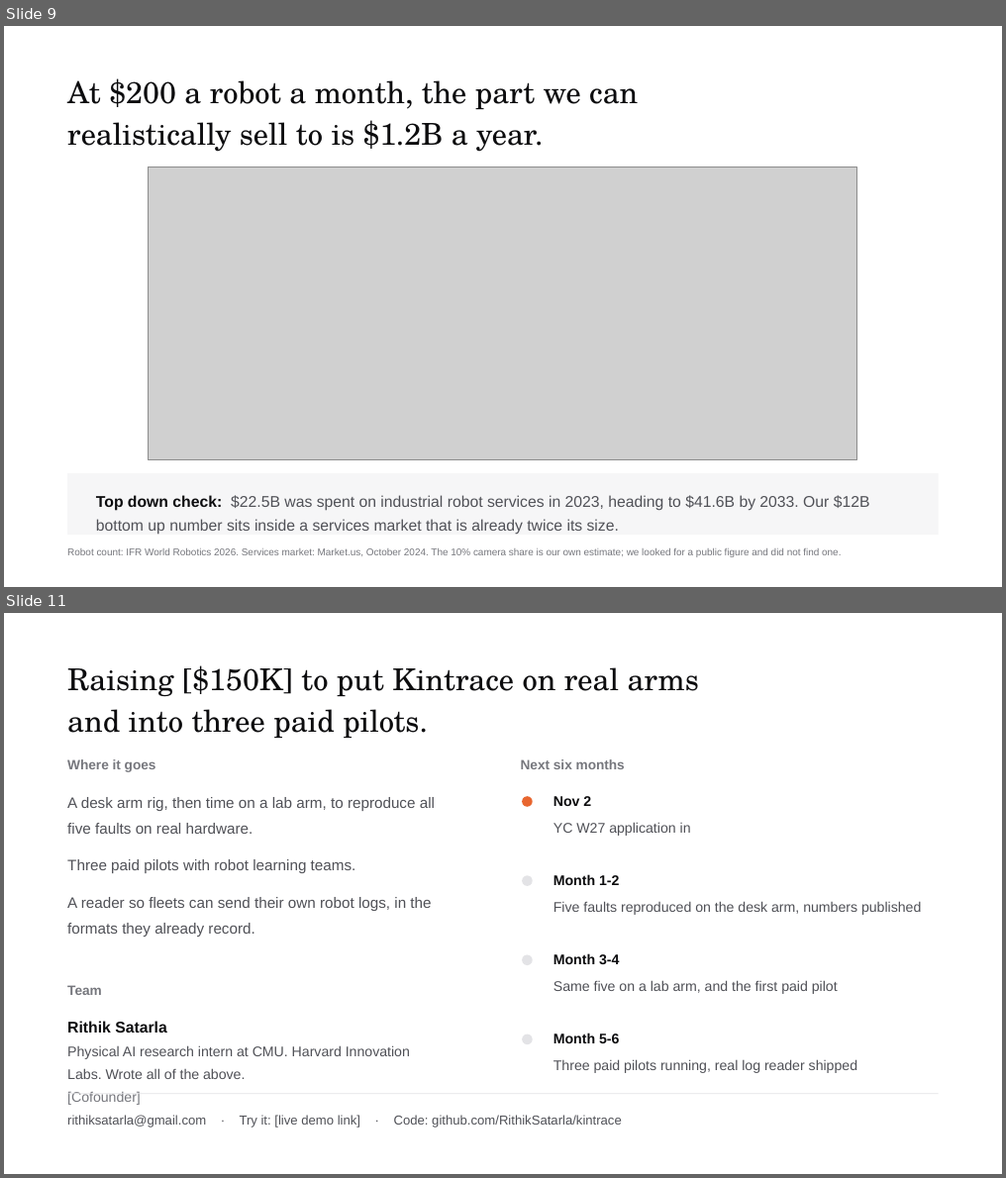
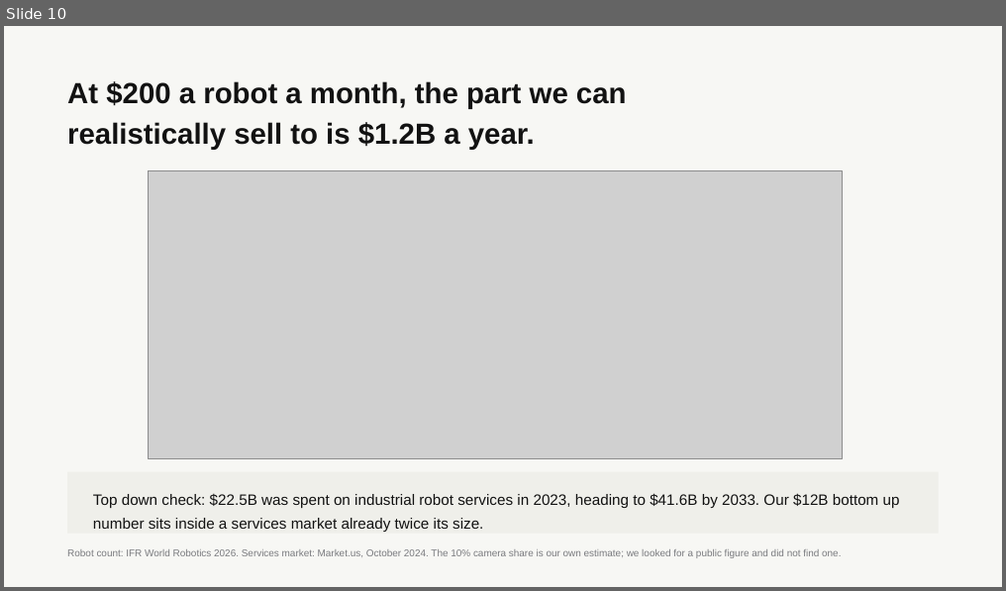
Before and after one commit to RithikSatarla/respitelabs, a slide deck: pitch/Kintrace-deck.pptx. Shown one above the other, each under a label of ours: slides 9 and 11 before the commit, slide 10 after it; the slides between them are not shown. The pictures are 1006x1178 and 1006x591 pixels, drawn with LibreOffice and Linux fonts; fonts in the diff are those of the drawing; grey boxes stand for pictures. Boxes give left, top, right and bottom in pixels: in the first picture for what was removed or moved away, otherwise in the second. Text is boxed around its words. In the diff, an @@ line names an element or a change of style, - is before the commit and + after.

Commit message:
Restyle the site and rebuild the deck
Site: off-white #F7F7F4, black #121212, safety yellow #FFC400, across the
home page, the Crash It Yourself prototype and the demo. Yellow is a fill
only. Where the old orange was used as text, the text is now black and the
yellow sits behind it as a highlight, because yellow type on off-white does
not read. The robot cell drawing is recoloured to match.

Deck: 14 slides in the same palette, Arial in the pptx and Archivo on the web
version. Two new slides. One says plainly what Kintrace does, right after the
cover, so anyone who reads two slides knows the product. The other breaks the
$150K down line by line and merges it into the ask.

Drops the YC application milestone and the November date. In their place a
"Where we are going" roadmap: now, 3 months, 6 months, 12 months, and where
this ends up. No dates tied to any programme. The raise is $150K with no
brackets, and the empty cofounder slot is gone; the budget carries it as a
hire instead.

docs/pitch/ is rebuilt as a real web deck: full screen slides, arrow keys and
swipe, a slide counter, a yellow progress bar, a PDF download and a phone
layout that scrolls instead of squashing. Linked from the site footer, not
the nav.

```diff
--- a/pitch/Kintrace-deck.pptx
+++ b/pitch/Kintrace-deck.pptx
@@ slide 11 removed at box(4, 613, 1002, 1174), background #FFFFFF @@
@@ text removed at box(67, 665, 699, 738) @@
-Raising [$150K] to put Kintrace on real arms
-and into three paid pilots.
@@ text removed at box(67, 760, 156, 772) @@
-Where it goes
@@ text removed at box(521, 760, 625, 769) @@
-Next six months
@@ text removed at box(67, 797, 435, 937) @@
-A desk arm rig, then time on a lab arm, to reproduce all five faults on real hardware.
-Three paid pilots with robot learning teams.
-A reader so fleets can send their own robot logs, in the formats they already record.
@@ ellipse removed at box(522, 796, 533, 807) @@
@@ text removed at box(553, 796, 591, 806) @@
-Nov 2
@@ text removed at box(553, 822, 691, 836) @@
-YC W27 application in
@@ ellipse removed at box(522, 875, 533, 886) @@
@@ text removed at box(553, 874, 619, 885) @@
-Month 1-2
@@ text removed at box(553, 901, 921, 915) @@
-Five faults reproduced on the desk arm, numbers published
@@ ellipse removed at box(522, 956, 533, 965) @@
@@ text removed at box(553, 954, 619, 964) @@
-Month 3-4
@@ text removed at box(67, 985, 102, 995) @@
-Team
@@ text removed at box(553, 980, 838, 994) @@
-Same five on a lab arm, and the first paid pilot
@@ text removed at box(67, 1021, 410, 1105) @@
-Rithik Satarla
-Physical AI research intern at CMU. Harvard Innovation Labs. Wrote all of the above.
-[Cofounder]
@@ ellipse removed at box(522, 1035, 533, 1045) @@
@@ text removed at box(553, 1033, 619, 1044) @@
-Month 5-6
@@ text removed at box(553, 1059, 857, 1073) @@
-Three paid pilots running, real log reader shipped
@@ rectangle removed at box(67, 1093, 939, 1094) @@
@@ text removed at box(67, 1115, 622, 1128) @@
-rithiksatarla@gmail.com · Try it: [live demo link] · Code: github.com/RithikSatarla/kintrace
@@ what was slide 9 is now slide 10 @@
@@ slide 10 changed as well @@
@@ background #FFFFFF to #F7F7F4 @@
@@ text "At $200 a robot a ..." at box(67, 81, 627, 150): size 29 to 28 pt, font TeX Gyre Schola to Arial, text colour #0C0C0E to #121212, bold on; line spacing 1.16 to 1.18 @@
@@ picture: place and size @@
-picture at box(148, 167, 856, 461)
+picture at box(148, 172, 843, 459)
@@ rectangle at box(67, 472, 939, 534): fill #F6F6F7 to #EFEFEA @@
@@ text at box(93, 493, 900, 532): text changed; size 15 to 14.5 pt; text colour #505157 to #121212 @@
-Top down check: $22.5B was spent on industrial robot services in 2023, heading to $41.6B by 2033. Our $12B bottom up number sits inside a services market that is already twice its size.
+Top down check: $22.5B was spent on industrial robot services in 2023, heading to $41.6B by 2033. Our $12B bottom up number sits inside a services market already twice its size.
```
Also in this commit, not shown: 8 other slides changed, 5 slides added, 1 other slide removed, 29 other files.
